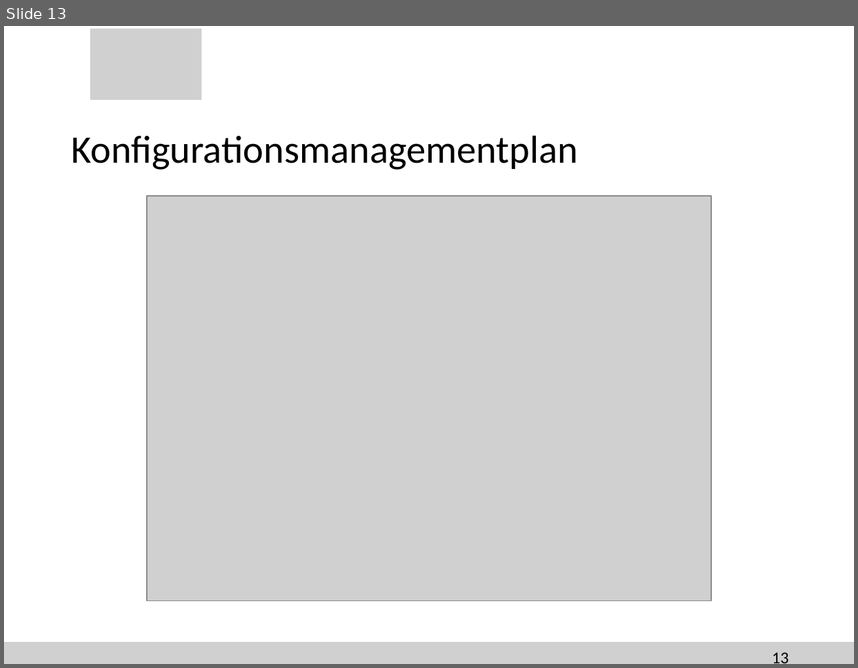
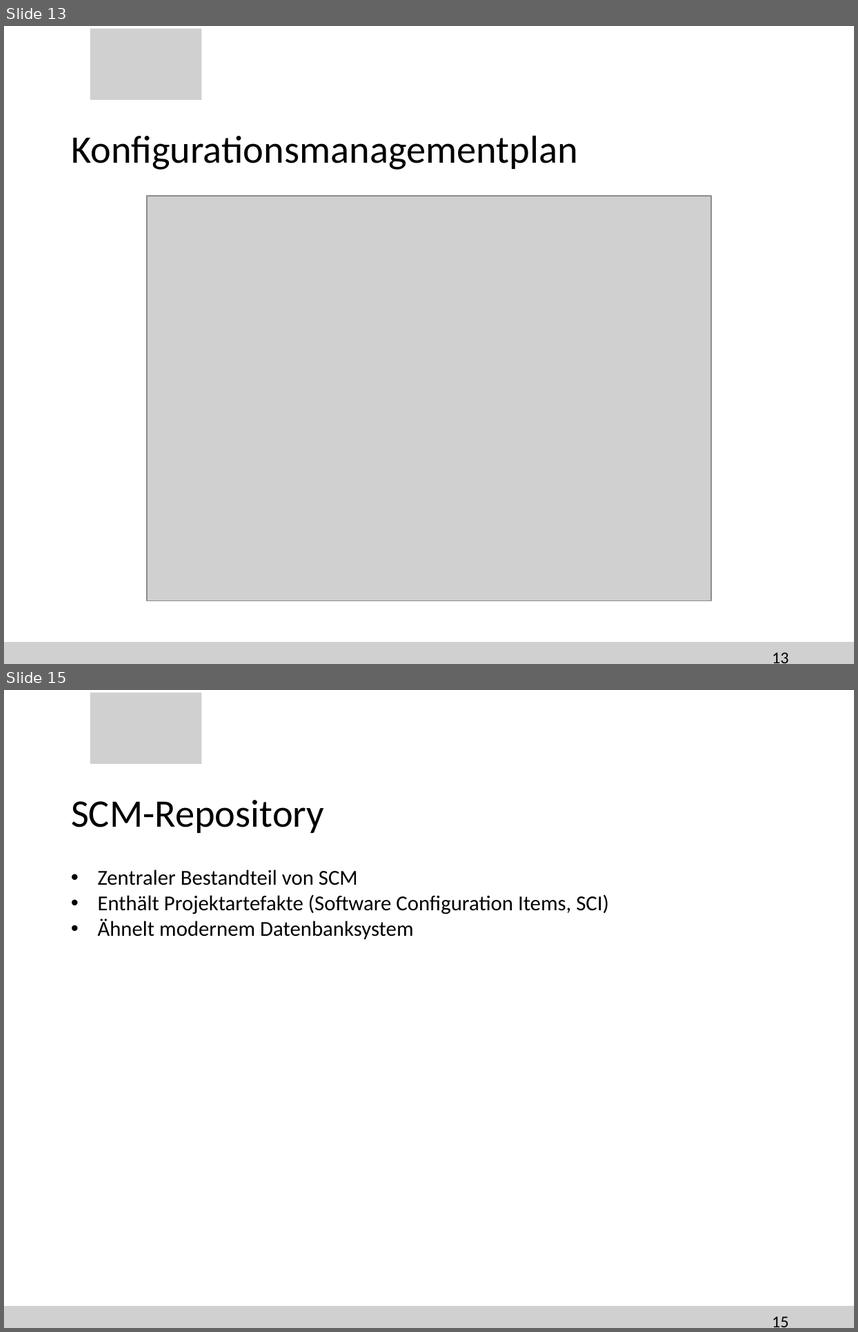
Before and after one commit to SteiMi/swm-seminar, a slide deck: Präsentation/seminar.pptx. Shown one above the other, each under a label of ours: slide 13 before the commit, slides 13 and 15 after it; the slides between them are not shown. The pictures are 858x668 and 858x1332 pixels, drawn with LibreOffice and Linux fonts; fonts in the diff are those of the drawing; grey boxes stand for pictures; background and template pictures are left out. Boxes give left, top, right and bottom in pixels: in the first picture for what was removed or moved away, otherwise in the second. Text is boxed around its words. In the diff, an @@ line names an element or a change of style, - is before the commit and + after.

```diff
--- a/Präsentation/seminar.pptx
+++ b/Präsentation/seminar.pptx
@@ slide 15 added at box(4, 690, 854, 1328), background #FFFFFF; not listed: 2 template elements that a slide beside it also shows @@
@@ title added at box(71, 800, 324, 833), 33 pt, text #000000 @@
+SCM-Repository
@@ text added at box(98, 869, 609, 939), 18 pt, text #000000 @@
+  • Zentraler Bestandteil von SCM
+  • Enthält Projektartefakte (Software Configuration Items, SCI)
+  • Ähnelt modernem Datenbanksystem
@@ page number added at box(772, 1316, 789, 1327), 14 pt, text #000000 @@
+15
```
Also in this commit, not shown: 2 slides changed, 5 other slides added, 1 other file.
